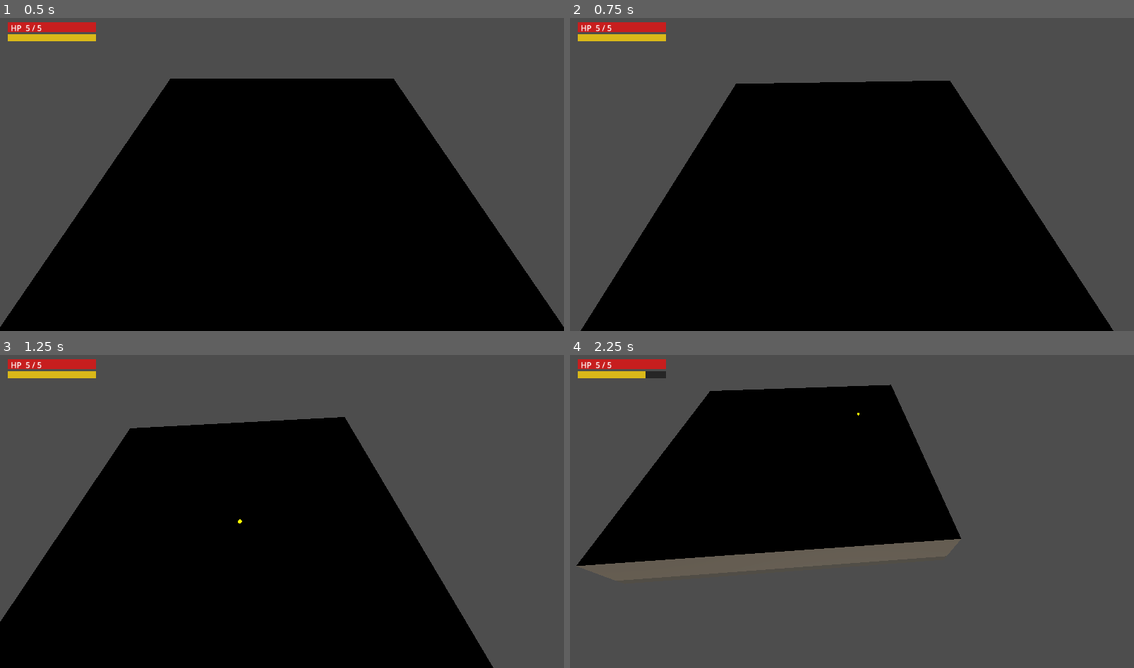
Above: before the commit, frames 1-4 (two rows, left to right).
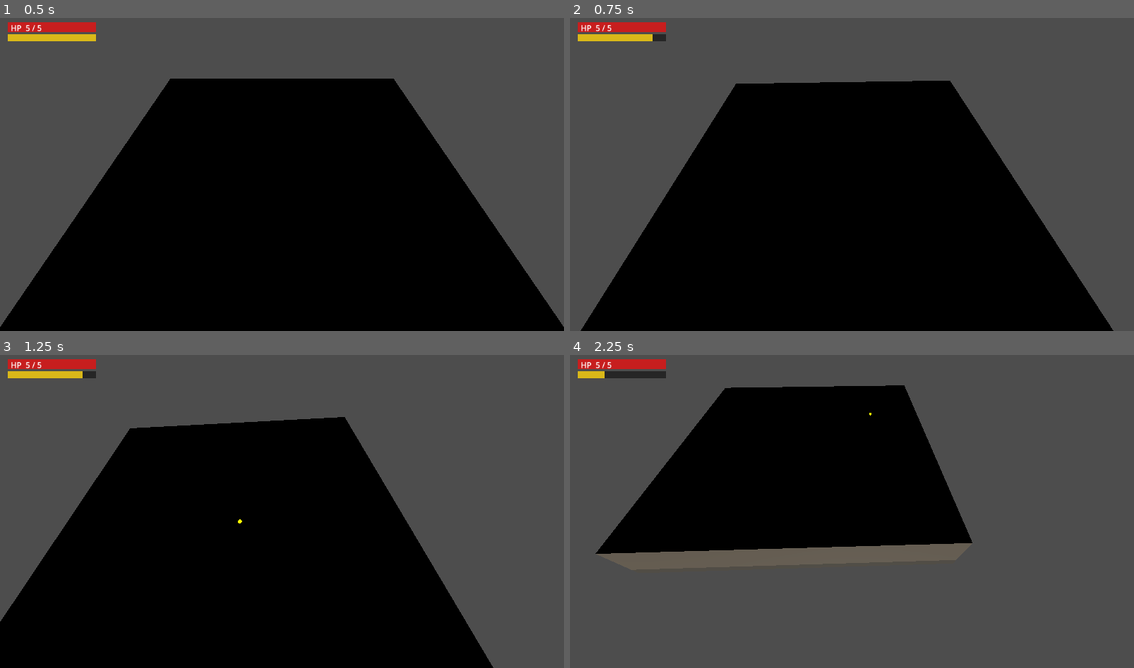
Above: after the commit, the same moments.

Repository: BenjiinxGrimm/knights-bane
Game: Godot game, scene res://scenes/main.tscn
Same seed, same stepped clock (60 frames per second), same inputs: the game is played once before the commit and once after it.
Inputs (mouse positions are in pixels of both pictures, inside the frame that each line leads up to):
- Up to frame 1 (0.5 s): no input
- Up to frame 2 (0.75 s): move the mouse to (976, 155) at 0.52 s; press the mouse at (976, 155) at 0.53 s; hold D (move_right) from 0.53 s (still down)
- Up to frame 3 (1.25 s): keep holding D (move_right); tap Space (dodge) at 0.8 s
- Up to frame 4 (2.25 s): move the mouse to (739, 524) at 1.27 s; release D (move_right) at 1.28 s; release the mouse at (739, 524) at 1.28 s; hold S (move_down) 1.28-2.03 s; tap Space (dodge) at 1.35 s; right-click (739, 524) at 1.55 s; move the mouse to (908, 439) at 2.02 s; hold D (move_right) from 2.03 s (still down); hold Right mouse button (heavy_attack, bound only after the comm… from 2.03 s (still down)

Frame 1 is identical in both runs. In frame 2, less than 0.1% of the frame differs, in the area x 14-18%, y 5-8%; in frame 3, less than 0.1%; in frame 4, 3.4%, in the area x 1-72%, y 5-70%.

Commit message:
Add heavy attack and sound effects — vertical slice feature complete
- Heavy attack (right click): 0.25s startup, 0.55s recovery, 2 damage, 2x knockback, 30 stamina
- Light attack now costs 15 stamina — attack economy live on both buttons
- Camera zoom punch on heavy swing via new Effects.zoom_punch signal
- Fixed hitstop bug: duration now takes max rather than overwriting
- Audio autoload with 6 CC0 sounds (Kenney): swing light/heavy, dodge, hit enemy/player, player death
- Pitch randomization on repeated sounds to avoid robotic feel

Co-Authored-By: Claude Sonnet 4.6 <noreply@anthropic.com>

Diff:
--- a/project.godot
+++ b/project.godot
@@ -19,6 +19,7 @@
 [autoload]
 
 Effects="*res://scripts/effects.gd"
+Audio="*res://scripts/audio.gd"
 
 [input]
 
@@ -65,6 +66,12 @@
 , Object(InputEventJoypadButton,"resource_local_to_scene":false,"resource_name":"","device":-1,"button_index":0,"pressure":0.0,"pressed":false,"script":null)
 ]
 }
+heavy_attack={
+"deadzone": 0.5,
+"events": [Object(InputEventMouseButton,"resource_local_to_scene":false,"resource_name":"","device":-1,"window_id":0,"alt_pressed":false,"shift_pressed":false,"ctrl_pressed":false,"meta_pressed":false,"button_mask":0,"position":Vector2(0, 0),"global_position":Vector2(0, 0),"factor":1.0,"button_index":2,"canceled":false,"pressed":false,"double_click":false,"script":null)
+, Object(InputEventJoypadButton,"resource_local_to_scene":false,"resource_name":"","device":-1,"button_index":1,"pressure":0.0,"pressed":false,"script":null)
+]
+}
 
 [physics]
 
--- /dev/null
+++ b/scripts/audio.gd
@@ -0,0 +1,44 @@
+extends Node
+
+var _swing_light: AudioStreamPlayer
+var _swing_heavy: AudioStreamPlayer
+var _dodge: AudioStreamPlayer
+var _hit_enemy: AudioStreamPlayer
+var _hit_player: AudioStreamPlayer
+var _player_death: AudioStreamPlayer
+
+func _ready() -> void:
+	_swing_light  = _make(preload("res://sounds/swing_light.ogg"))
+	_swing_heavy  = _make(preload("res://sounds/swing_heavy.ogg"))
+	_dodge        = _make(preload("res://sounds/dodge.ogg"))
+	_hit_enemy    = _make(preload("res://sounds/hit_enemy.ogg"))
+	_hit_player   = _make(preload("res://sounds/hit_player.ogg"))
+	_player_death = _make(preload("res://sounds/player_death.ogg"))
+
+func _make(stream: AudioStream) -> AudioStreamPlayer:
+	var p := AudioStreamPlayer.new()
+	p.stream = stream
+	add_child(p)
+	return p
+
+func play_swing_light() -> void:
+	_swing_light.pitch_scale = randf_range(0.95, 1.05)
+	_swing_light.play()
+
+func play_swing_heavy() -> void:
+	_swing_heavy.pitch_scale = randf_range(0.93, 1.07)
+	_swing_heavy.play()
+
+func play_dodge() -> void:
+	_dodge.pitch_scale = randf_range(0.95, 1.05)
+	_dodge.play()
+
+func play_hit_enemy() -> void:
+	_hit_enemy.pitch_scale = randf_range(0.93, 1.07)
+	_hit_enemy.play()
+
+func play_hit_player() -> void:
+	_hit_player.play()
+
+func play_player_death() -> void:
+	_player_death.play()
--- a/scripts/camera_follow.gd
+++ b/scripts/camera_follow.gd
@@ -5,17 +5,24 @@
 @export var follow_speed: float = 5.0
 
 var _shake_intensity: float = 0.0
+var _zoom_amount: float = 0.0
 
 func _ready() -> void:
 	Effects.shake_requested.connect(_on_shake_requested)
+	Effects.zoom_requested.connect(_on_zoom_requested)
 
 func _on_shake_requested(intensity: float) -> void:
 	_shake_intensity = maxf(_shake_intensity, intensity)
 
+func _on_zoom_requested(amount: float) -> void:
+	_zoom_amount = maxf(_zoom_amount, amount)
+
 func _process(delta: float) -> void:
 	if not target:
 		return
-	var goal := target.global_position + camera_offset
+	var zoomed_offset := camera_offset * (1.0 - _zoom_amount * 0.07)
+	_zoom_amount = lerpf(_zoom_amount, 0.0, delta * 8.0)
+	var goal := target.global_position + zoomed_offset
 	var next_pos := global_position.lerp(goal, follow_speed * delta)
 	if _shake_intensity > 0.005:
 		next_pos += Vector3(randf_range(-1.0, 1.0), 0.0, randf_range(-1.0, 1.0)) * _shake_intensity
--- a/scripts/effects.gd
+++ b/scripts/effects.gd
@@ -1,6 +1,7 @@
 extends Node
 
 signal shake_requested(intensity: float)
+signal zoom_requested(amount: float)
 
 var _hitstop_end_ms: int = 0
 
@@ -8,12 +9,17 @@
 	process_mode = Node.PROCESS_MODE_ALWAYS
 
 func hitstop(duration_sec: float) -> void:
-	Engine.time_scale = 0.0
-	_hitstop_end_ms = Time.get_ticks_msec() + int(duration_sec * 1000.0)
+	var end_ms := Time.get_ticks_msec() + int(duration_sec * 1000.0)
+	if end_ms > _hitstop_end_ms:
+		Engine.time_scale = 0.0
+		_hitstop_end_ms = end_ms
 
 func screenshake(intensity: float) -> void:
 	shake_requested.emit(intensity)
 
+func zoom_punch(amount: float) -> void:
+	zoom_requested.emit(amount)
+
 func _process(_delta: float) -> void:
 	if Engine.time_scale == 0.0 and Time.get_ticks_msec() >= _hitstop_end_ms:
 		Engine.time_scale = 1.0
--- a/scripts/enemy.gd
+++ b/scripts/enemy.gd
@@ -129,19 +129,20 @@
 			sep += away.normalized() * (1.0 - d / SEPARATION_RADIUS)
 	return sep * SEPARATION_STRENGTH
 
-func take_damage(amount: int, from_direction: Vector3) -> void:
+func take_damage(amount: int, from_direction: Vector3, knockback_mult: float = 1.0) -> void:
 	hp -= amount
 	_material.albedo_color = COLOR_HIT
 	_flash_timer = FLASH_DURATION
 	Effects.hitstop(0.1)
 	Effects.screenshake(0.12)
+	Audio.play_hit_enemy()
 	var hit := HIT_PARTICLES.instantiate() as CPUParticles3D
 	hit.position = global_position + Vector3(0, 0.5, 0)
 	get_tree().current_scene.add_child(hit)
 	var knock_dir := from_direction
 	knock_dir.y = 0.0
 	if knock_dir.length_squared() > 0.001:
-		_knockback = knock_dir.normalized() * knockback_speed
+		_knockback = knock_dir.normalized() * knockback_speed * knockback_mult
 	if hp <= 0:
 		var death := DEATH_PARTICLES.instantiate() as CPUParticles3D
 		death.position = global_position + Vector3(0, 0.5, 0)
--- a/scripts/player.gd
+++ b/scripts/player.gd
@@ -10,12 +10,16 @@
 @export var sprint_drain_rate: float = 20.0
 @export var sprint_min_stamina: float = 20.0
 @export var dodge_stamina_cost: float = 25.0
-# Attack stamina costs go here once attack types are designed
 
 const GRAVITY := -20.0
 const STARTUP_TIME     := 0.10
 const ACTIVE_TIME      := 0.20
 const RECOVERY_TIME    := 0.30
+const HEAVY_STARTUP    := 0.25
+const HEAVY_ACTIVE     := 0.20
+const HEAVY_RECOVERY   := 0.55
+const LIGHT_STAMINA_COST := 15.0
+const HEAVY_STAMINA_COST := 30.0
 const FLASH_DURATION   := 0.15
 const IFRAMES_DURATION := 0.5
 const DODGE_SPEED      := 14.0
@@ -42,6 +46,7 @@
 var _dodge_dir: Vector3 = Vector3.ZERO
 var _sprinting: bool = false
 var _stamina_regen_timer: float = 0.0
+var _is_heavy: bool = false
 var _spawn_position: Vector3
 var _material: StandardMaterial3D
 
@@ -70,7 +75,10 @@
 	hit.position = global_position + Vector3(0, 0.5, 0)
 	get_tree().current_scene.add_child(hit)
 	if hp <= 0:
+		Audio.play_player_death()
 		_respawn()
+	else:
+		Audio.play_hit_player()
 
 func _respawn() -> void:
 	hp = max_hp
@@ -88,8 +96,19 @@
 		if _attack_state != AttackState.ACTIVE and stamina >= dodge_stamina_cost:
 			_start_dodge()
 	if event.is_action_pressed("attack") and _attack_state == AttackState.IDLE and not _dodging:
-		_attack_state = AttackState.STARTUP
-		_attack_timer = STARTUP_TIME
+		if stamina >= LIGHT_STAMINA_COST:
+			_is_heavy = false
+			_use_stamina(LIGHT_STAMINA_COST)
+			_attack_state = AttackState.STARTUP
+			_attack_timer = STARTUP_TIME
+			Audio.play_swing_light()
+	if event.is_action_pressed("heavy_attack") and _attack_state == AttackState.IDLE and not _dodging:
+		if stamina >= HEAVY_STAMINA_COST:
+			_is_heavy = true
+			_use_stamina(HEAVY_STAMINA_COST)
+			_attack_state = AttackState.STARTUP
+			_attack_timer = HEAVY_STARTUP
+			Audio.play_swing_heavy()
 
 func _start_dodge() -> void:
 	var input_dir := Vector2(
@@ -103,6 +122,7 @@
 	_attack_state = AttackState.IDLE
 	_hitbox_mesh.visible = false
 	_use_stamina(dodge_stamina_cost)
+	Audio.play_dodge()
 	_dodging = true
 	_dodge_timer = DODGE_DURATION
 	_iframes_timer = DODGE_DURATION
@@ -188,17 +208,21 @@
 	match _attack_state:
 		AttackState.STARTUP:
 			_attack_state = AttackState.ACTIVE
-			_attack_timer = ACTIVE_TIME
+			_attack_timer = HEAVY_ACTIVE if _is_heavy else ACTIVE_TIME
 			_hitbox_mesh.visible = true
+			if _is_heavy:
+				Effects.zoom_punch(2.0)
 			_do_attack()
 		AttackState.ACTIVE:
 			_attack_state = AttackState.RECOVERY
-			_attack_timer = RECOVERY_TIME
+			_attack_timer = HEAVY_RECOVERY if _is_heavy else RECOVERY_TIME
 			_hitbox_mesh.visible = false
 		AttackState.RECOVERY:
 			_attack_state = AttackState.IDLE
 
 func _do_attack() -> void:
+	var damage := 2 if _is_heavy else 1
+	var knock_mult := 2.0 if _is_heavy else 1.0
 	var space := get_world_3d().direct_space_state
 	var query := PhysicsShapeQueryParameters3D.new()
 	query.shape = _hitbox_shape.shape
@@ -210,8 +234,11 @@
 		if body == null or not body.is_in_group("enemy"):
 			continue
 		if body.has_method("take_damage"):
+			if _is_heavy:
+				Effects.hitstop(0.15)
+				Effects.screenshake(0.25)
 			var knock_dir := (body.global_position - global_position).normalized()
-			body.call("take_damage", 1, knock_dir)
+			body.call("take_damage", damage, knock_dir, knock_mult)
 
 func _rotate_toward_mouse() -> void:
 	var camera := get_viewport().get_camera_3d()
--- a/scripts/ranged_enemy.gd
+++ b/scripts/ranged_enemy.gd
@@ -120,19 +120,20 @@
 	else:
 		proj.initialize(-global_transform.basis.z)
 
-func take_damage(amount: int, from_direction: Vector3) -> void:
+func take_damage(amount: int, from_direction: Vector3, knockback_mult: float = 1.0) -> void:
 	hp -= amount
 	_material.albedo_color = COLOR_HIT
 	_flash_timer = FLASH_DURATION
 	Effects.hitstop(0.1)
 	Effects.screenshake(0.12)
+	Audio.play_hit_enemy()
 	var hit := HIT_PARTICLES.instantiate() as CPUParticles3D
 	hit.position = global_position + Vector3(0, 0.5, 0)
 	get_tree().current_scene.add_child(hit)
 	var knock_dir := from_direction
 	knock_dir.y = 0.0
 	if knock_dir.length_squared() > 0.001:
-		_knockback = knock_dir.normalized() * knockback_speed
+		_knockback = knock_dir.normalized() * knockback_speed * knockback_mult
 	if hp <= 0:
 		var death := DEATH_PARTICLES.instantiate() as CPUParticles3D
 		death.position = global_position + Vector3(0, 0.5, 0)
Not shown, added: scripts/audio.gd.uid
Not shown, added: sounds/dodge.ogg.import
Not shown, added: sounds/hit_enemy.ogg.import
Not shown, added: sounds/hit_player.ogg.import
Not shown, added: sounds/player_death.ogg.import
Not shown, added: sounds/swing_heavy.ogg.import
Not shown, added: sounds/swing_light.ogg.import
Not shown, added: sounds/dodge.ogg
Not shown, added: sounds/hit_enemy.ogg
Not shown, added: sounds/hit_player.ogg
Not shown, added: sounds/player_death.ogg
Not shown, added: sounds/swing_heavy.ogg
(and 1 more such lines)
